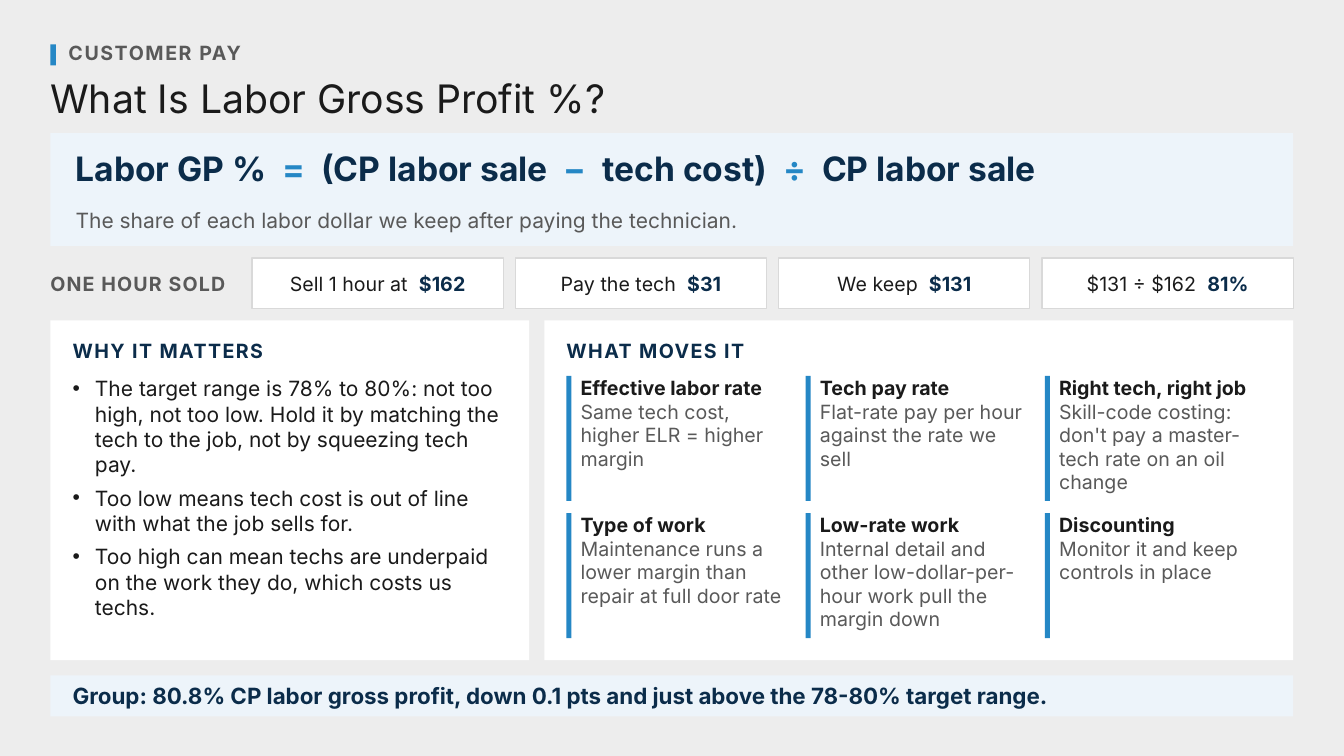
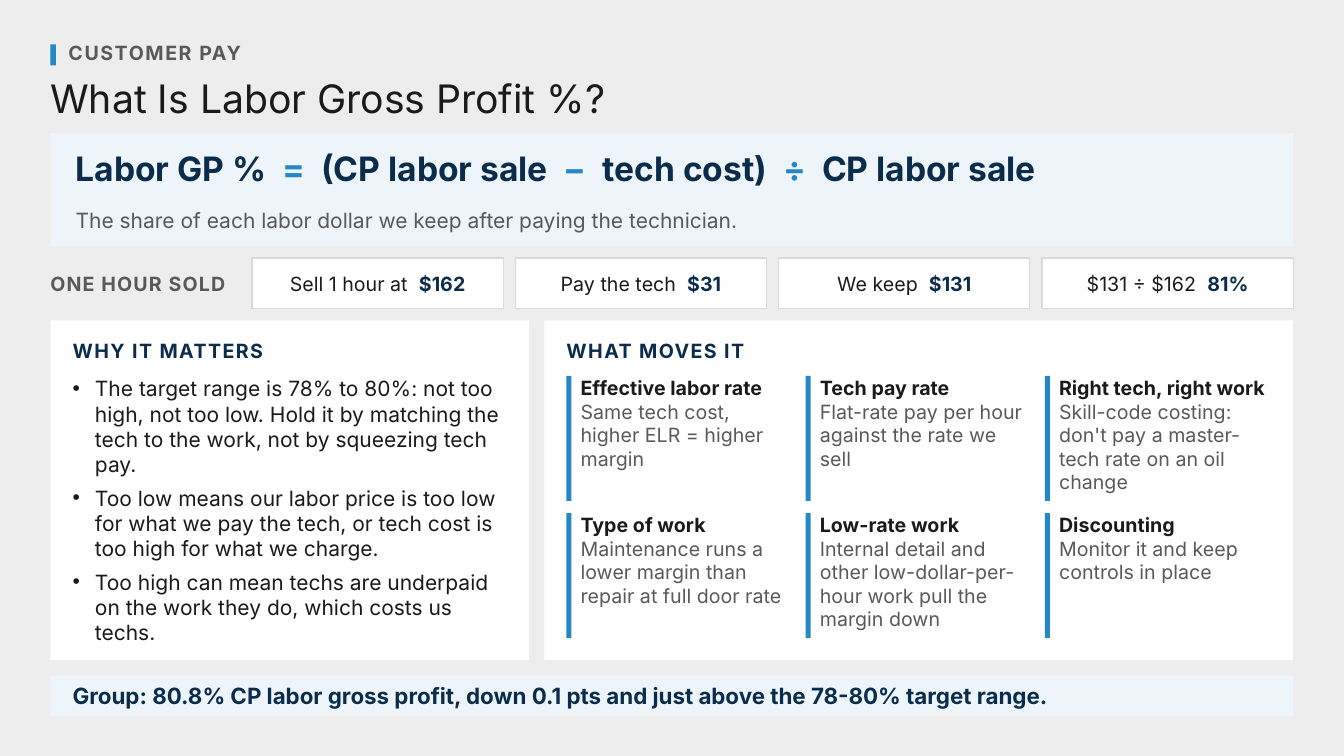
Before and after one commit to Ndresner/Noah, a slide deck: slide 76 of day2-deck/decks/Fixed Ops - Day 2 Example Test Deck.pptx. Drawn at 1344x756 pixels with LibreOffice and Linux fonts; fonts in the diff are those of the drawing. Boxes give left, top, right and bottom in pixels: in the first picture for what was removed or moved away, otherwise in the second. Text is boxed around its words. In the diff, an @@ line names an element or a change of style, - is before the commit and + after.

```diff
--- a/day2-deck/decks/Fixed Ops - Day 2 Example Test Deck.pptx
+++ b/day2-deck/decks/Fixed Ops - Day 2 Example Test Deck.pptx
@@ text at [95,380,499,561]: text changed @@
-• The target range is 78% to 80%: not too high, not too low. Hold it by matching the tech to the job, not by squeezing tech pay.
-• Too low means tech cost is out of line with what the job sells for.
+• The target range is 78% to 80%: not too high, not too low. Hold it by matching the tech to the work, not by squeezing tech pay.
+• Too low means our labor price is too low for what we pay the tech, or tech cost is too high for what we charge.
@@ text at [1059,380,1265,400]: text changed @@
-Right tech, right job
+Right tech, right work
```
Also in this commit, not shown: 3 other slides changed, 6 other files.
